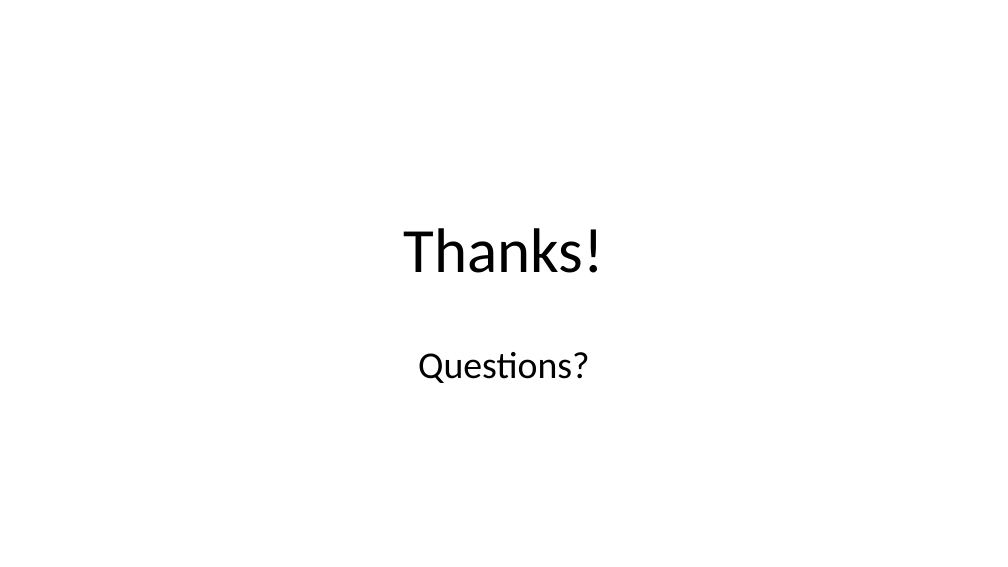
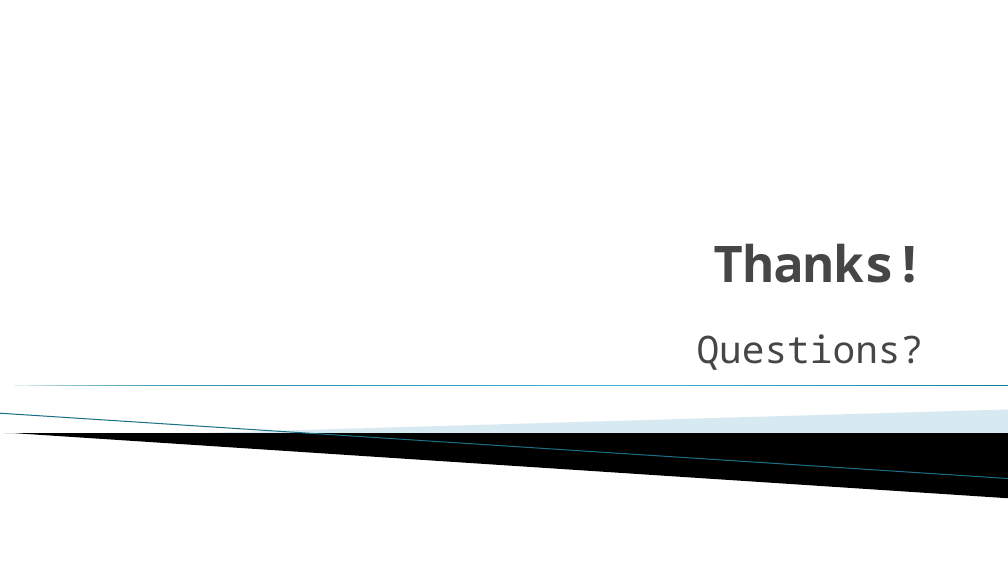
Before and after one commit to nieyan0723/YFTS, a slide deck: slide 9 of TableScheme/YahooFinance.pptx. Drawn at 1008x567 pixels with LibreOffice and Linux fonts; fonts in the diff are those of the drawing; background and template pictures are left out. Boxes give left, top, right and bottom in pixels: in the first picture for what was removed or moved away, otherwise in the second. Text is boxed around its words. In the diff, an @@ line names an element or a change of style, - is before the commit and + after.

```diff
--- a/TableScheme/YahooFinance.pptx
+++ b/TableScheme/YahooFinance.pptx
@@ title "Thanks!" moved from (x1=404, y1=228, x2=604, y2=273) to (x1=713, y1=243, x2=925, y2=283) @@
@@ title "Thanks!" at (x1=713, y1=243, x2=925, y2=283): size 60 to 48 pt, font Calibri to Noto Sans Mono, text colour #000000 to #464646, bold on; alignment centre to right; line spacing 0.9 to 1 @@
@@ subtitle "Questions?" moved from (x1=418, y1=352, x2=589, y2=383) to (x1=697, y1=334, x2=924, y2=370) @@
@@ subtitle "Questions?" at (x1=697, y1=334, x2=924, y2=370): font Calibri to Noto Sans Mono, text colour #000000 to #464646; alignment centre to right; line spacing 0.9 to 1; less space between paragraphs @@
@@ right triangle added at (x1=0, y1=386, x2=1008, y2=386), fill gradient #007896 to #4CBBDF @@
@@ line added from (0, 414) to (1008, 479), #97C5D8 0.95 pt @@
@@ freeform shape added at (x1=186, y1=410, x2=1008, y2=450), fill #A0CBDC at 40% opacity @@
@@ freeform shape added at (x1=4, y1=433, x2=1008, y2=498), fill #000000 @@
```
Also in this commit, not shown: 8 other slides changed.
